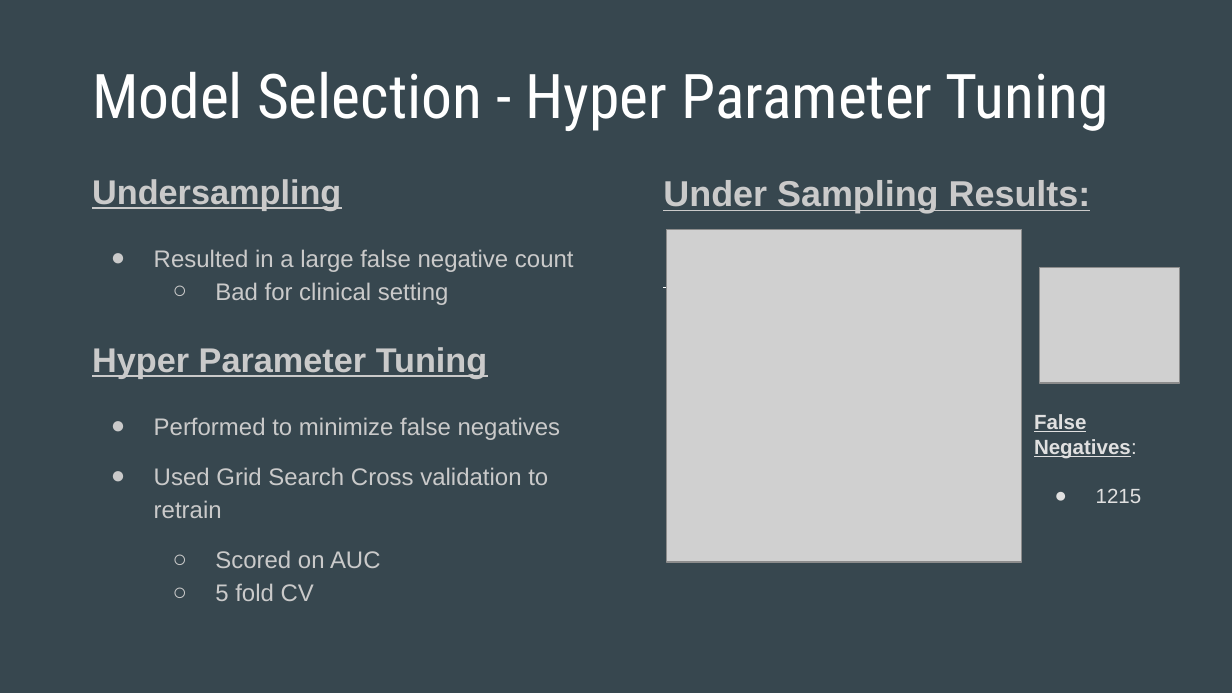
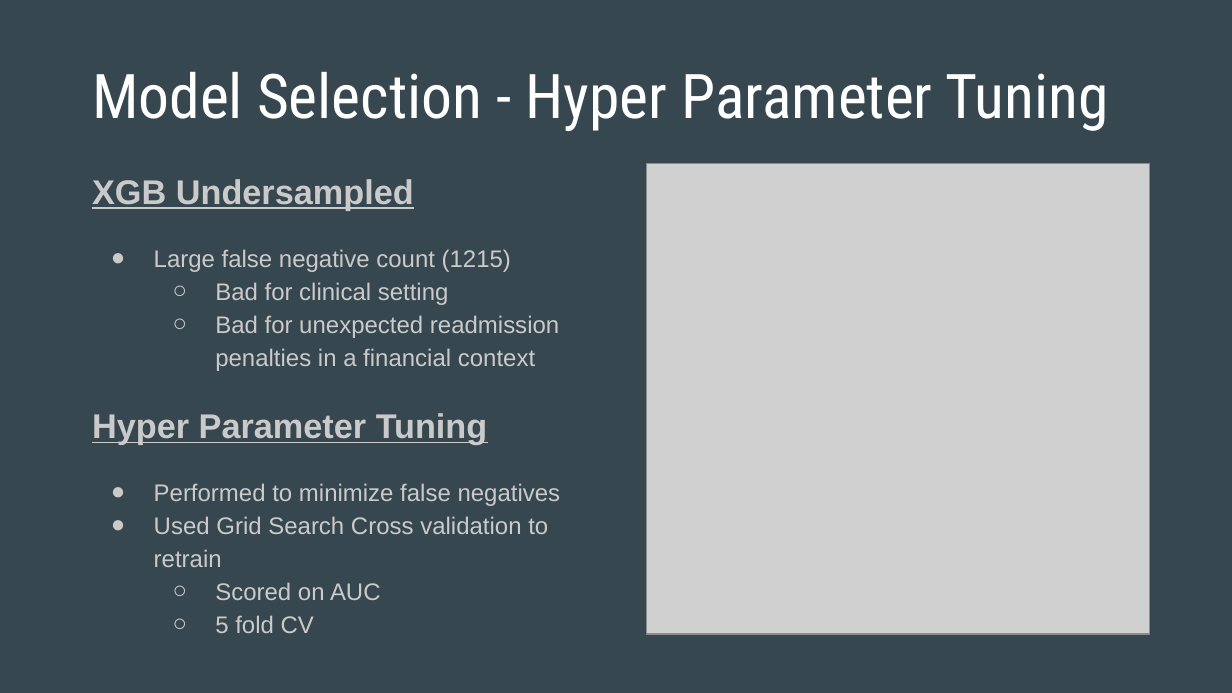
Before and after one commit to sagarwala12/HRRP, a slide deck: slide 28 of HRRP Presentation.pptx. Drawn at 1232x693 pixels with LibreOffice and Linux fonts; fonts in the diff are those of the drawing; grey boxes stand for pictures. Boxes give left, top, right and bottom in pixels: in the first picture for what was removed or moved away, otherwise in the second. Text is boxed around its words. In the diff, an @@ line names an element or a change of style, - is before the commit and + after.

```diff
--- a/HRRP Presentation.pptx
+++ b/HRRP Presentation.pptx
@@ text at bbox=[92, 179, 511, 272]: text changed @@
-Undersampling
-● Resulted in a large false negative count
+XGB Undersampled
+● Large false negative count (1215)
@@ picture: place and size @@
-picture at bbox=[667, 229, 1023, 562]
+picture at bbox=[647, 164, 1149, 634]
@@ text removed at bbox=[663, 180, 1091, 213] @@
-Under Sampling Results:
@@ picture removed at bbox=[1040, 267, 1180, 383] @@
@@ text at bbox=[215, 315, 559, 371]: paragraph added @@
+  ○ Bad for unexpected readmission penalties in a financial context
@@ text removed at bbox=[1034, 414, 1142, 503] @@
-False Negatives:
-● 1215
@@ text at bbox=[154, 516, 548, 600]: less space between paragraphs @@
```
Also in this commit, not shown: 14 other slides changed, 5 slides added, 5 slides removed.
